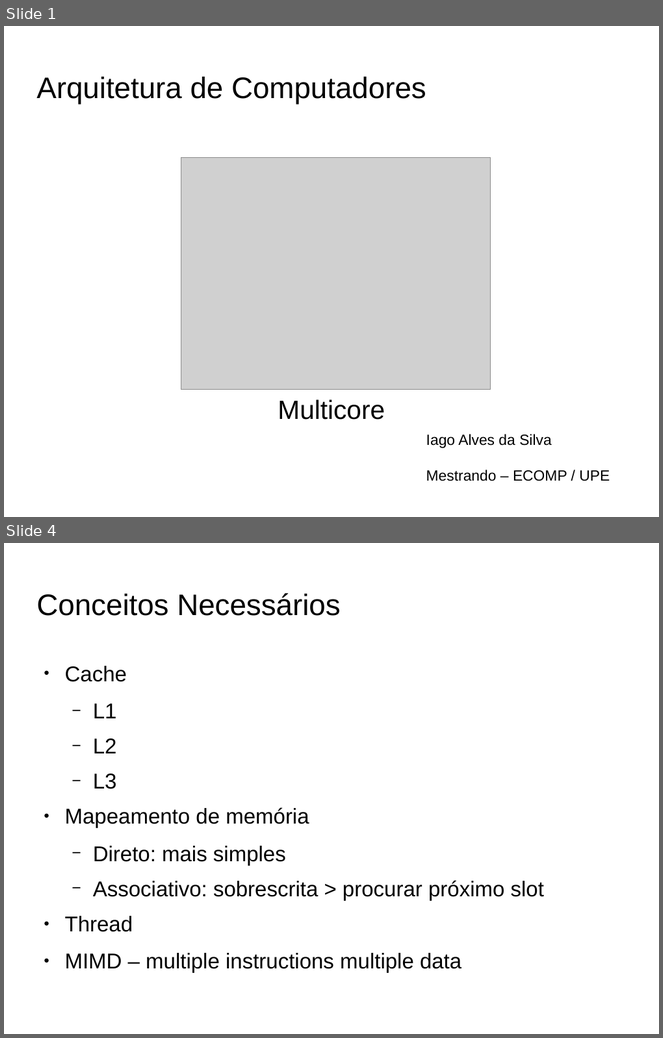
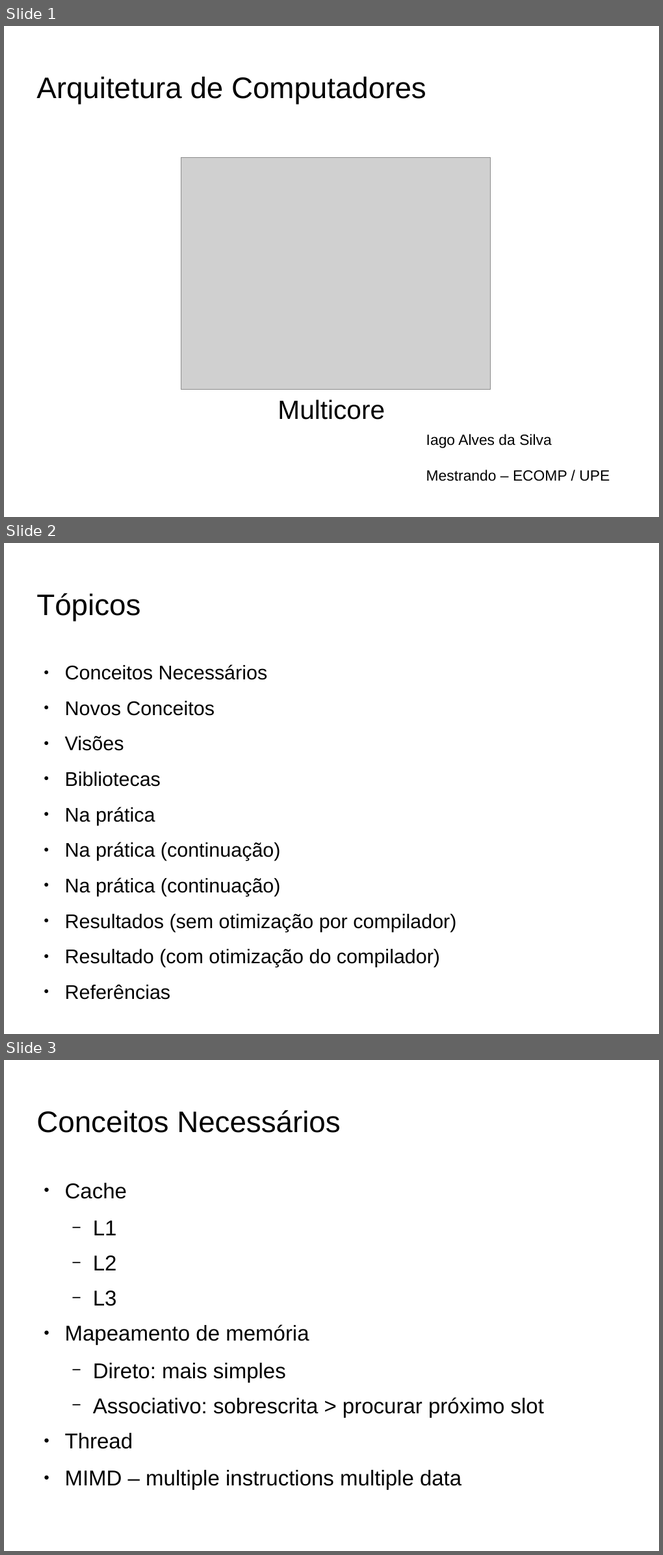
Before and after one commit to iagows/arquitetura_mestrado, a slide deck: Apresentação.odp. Shown one above the other, each under a label of ours: slides 1 and 4 before the commit, slides 1, 2 and 3 after it; the slides between them are not shown. The pictures are 663x1038 and 663x1555 pixels, drawn with LibreOffice and Linux fonts; fonts in the diff are those of the drawing; grey boxes stand for pictures; background and template pictures are left out. Boxes give left, top, right and bottom in pixels: in the first picture for what was removed or moved away, otherwise in the second. Text is boxed around its words. In the diff, an @@ line names an element or a change of style, - is before the commit and + after.

```diff
--- a/Apresentação.odp
+++ b/Apresentação.odp
@@ slide 2 added at [4, 543, 659, 1034], background picture (left out) @@
@@ title added at [36, 593, 140, 622], 36 pt, text #000000 @@
+Tópicos
@@ text added at [65, 665, 456, 1000], 24.1 pt, text #000000 @@
+● Conceitos Necessários
+● Novos Conceitos
+● Visões
+● Bibliotecas
+● Na prática
+● Na prática (continuação)
+● Na prática (continuação)
+● Resultados (sem otimização por compilador)
+● Resultado (com otimização do compilador)
+● Referências
@@ what was slide 4 is now slide 3 @@
```
Also in this commit, not shown: 4 other slides added, 2 slides removed, 4 other files.
